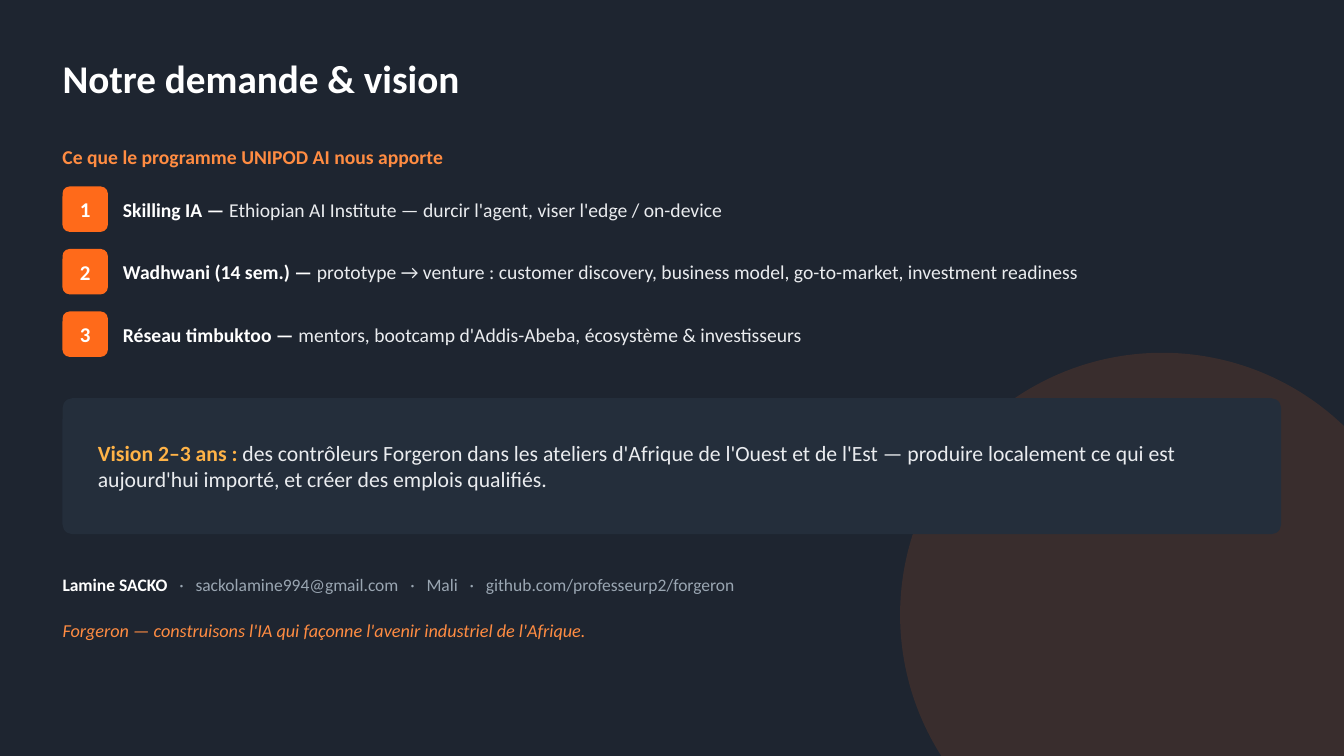
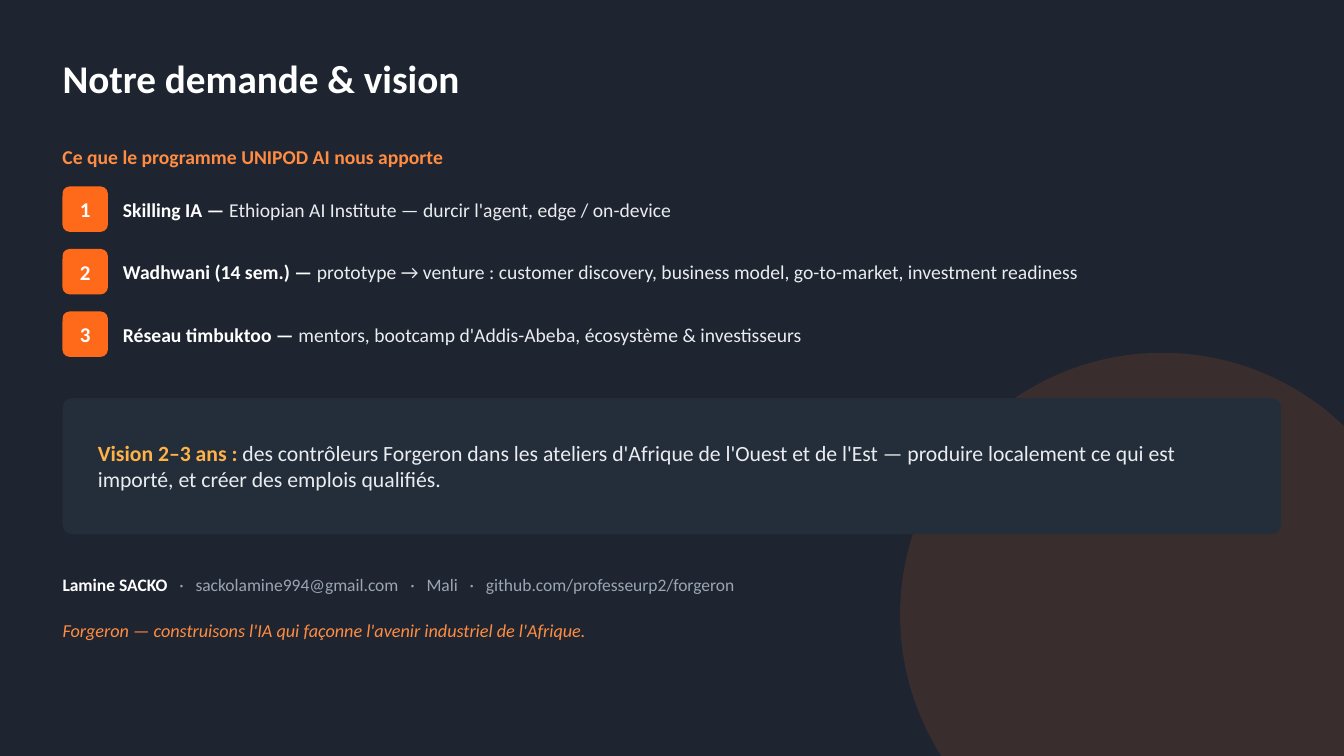
Before and after one commit to professeurp2/forgeron, a slide deck: slide 13 of scratch/Forgeron_Pitch_Deck.pptx (slide 12 before the commit). Drawn at 1344x756 pixels with LibreOffice and Linux fonts; fonts in the diff are those of the drawing. Boxes give left, top, right and bottom in pixels: in the first picture for what was removed or moved away, otherwise in the second. Text is boxed around its words. In the diff, an @@ line names an element or a change of style, - is before the commit and + after.

```diff
--- a/scratch/Forgeron_Pitch_Deck.pptx
+++ b/scratch/Forgeron_Pitch_Deck.pptx
@@ text at box(123, 203, 671, 221): text changed @@
-Skilling IA — Ethiopian AI Institute — durcir l'agent, viser l'edge / on-device
+Skilling IA — Ethiopian AI Institute — durcir l'agent, edge / on-device
@@ text at box(98, 446, 1175, 491): text changed @@
-Vision 2–3 ans : des contrôleurs Forgeron dans les ateliers d'Afrique de l'Ouest et de l'Est — produire localement ce qui est aujourd'hui importé, et créer des emplois qualifiés.
+Vision 2–3 ans : des contrôleurs Forgeron dans les ateliers d'Afrique de l'Ouest et de l'Est — produire localement ce qui est importé, et créer des emplois qualifiés.
```
Also in this commit, not shown: 7 other slides changed, 2 slides added, 1 slide removed, 1 other file.
